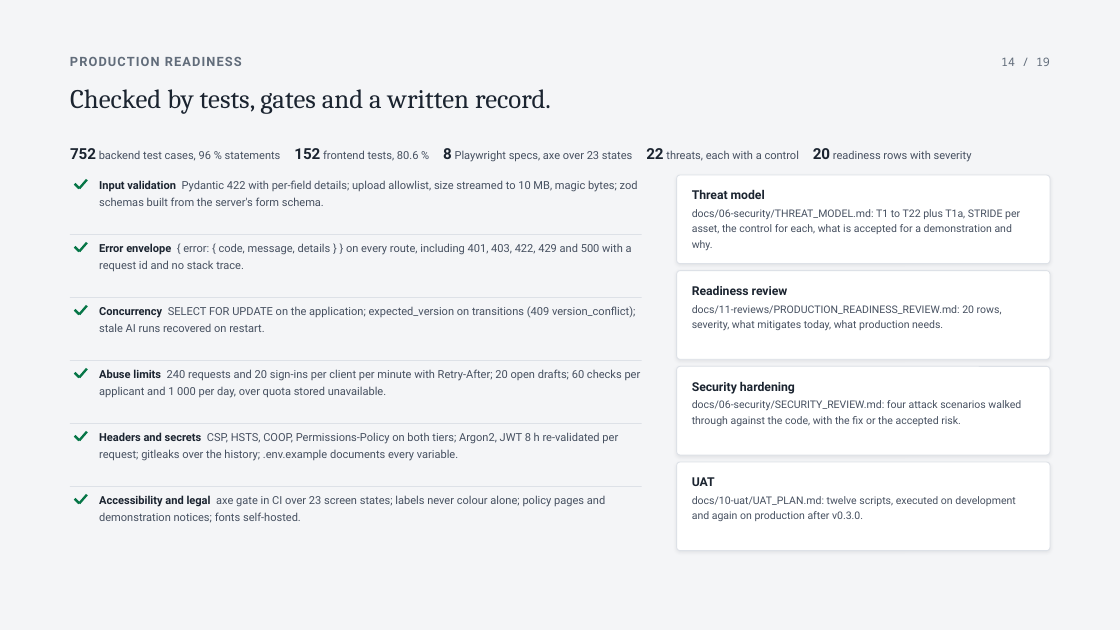
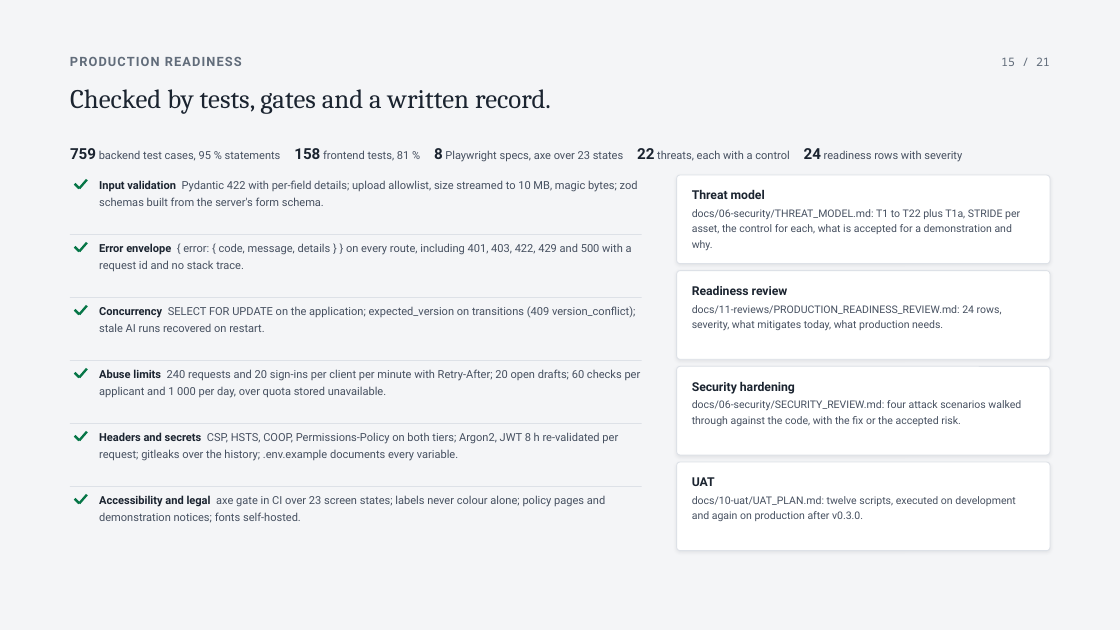
Before and after one commit to SuhaasNv/permitflow, a slide deck: slide 15 of docs/13-debrief/technical-deck/PermitFlow-technical.pptx (slide 14 before the commit). Drawn at 1120x630 pixels with LibreOffice and Linux fonts; fonts in the diff are those of the drawing. Boxes give left, top, right and bottom in pixels: in the first picture for what was removed or moved away, otherwise in the second. Text is boxed around its words. In the diff, an @@ line names an element or a change of style, - is before the commit and + after.

```diff
--- a/docs/13-debrief/technical-deck/PermitFlow-technical.pptx
+++ b/docs/13-debrief/technical-deck/PermitFlow-technical.pptx
@@ text at bbox=[1001, 57, 1050, 66]: text changed @@
-14 / 19
+15 / 21
@@ text at bbox=[70, 148, 962, 162]: text changed @@
-752 backend test cases, 96 % statements 152 frontend tests, 80.6 % 8 Playwright specs, axe over 23 states 22 threats, each with a control 20 readiness rows with severity
+759 backend test cases, 95 % statements 158 frontend tests, 81 % 8 Playwright specs, axe over 23 states 22 threats, each with a control 24 readiness rows with severity
@@ text at bbox=[692, 305, 1002, 330]: text changed @@
-docs/11-reviews/PRODUCTION_READINESS_REVIEW.md: 20 rows, severity, what mitigates today, what production needs.
+docs/11-reviews/PRODUCTION_READINESS_REVIEW.md: 24 rows, severity, what mitigates today, what production needs.
```
Also in this commit, not shown: 11 other slides changed, 7 slides added, 5 slides removed, 10 other files.
